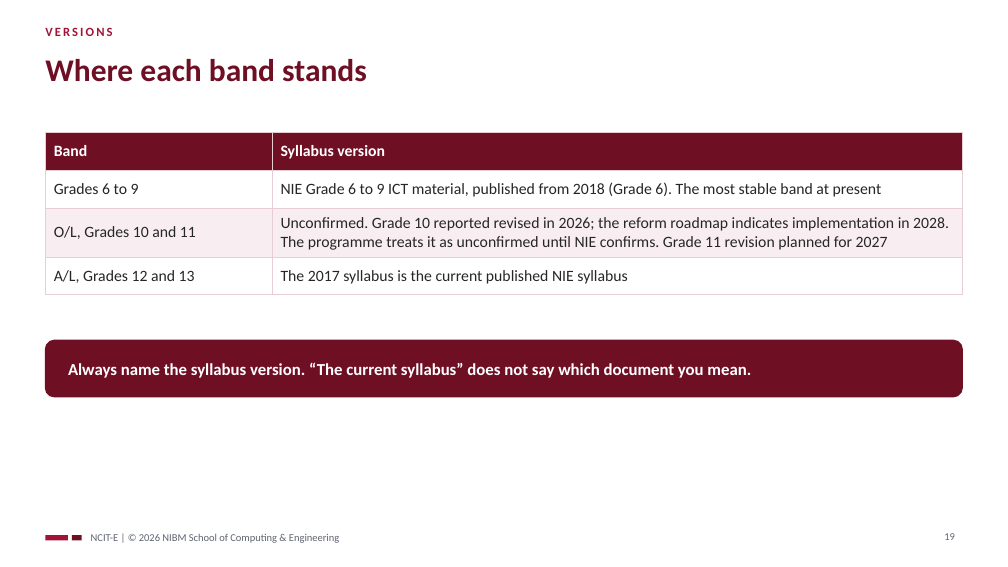
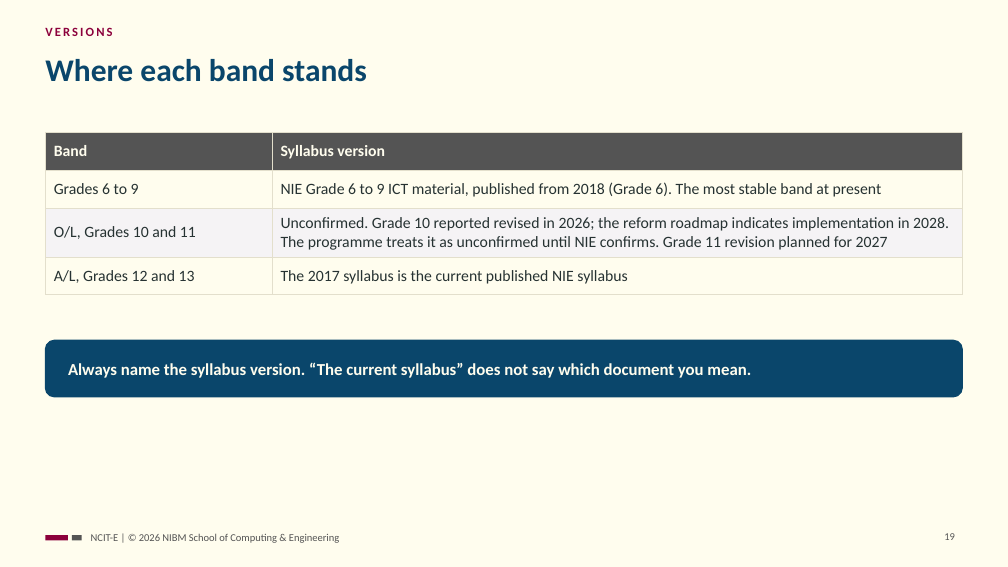
Before and after one commit to NIBM-SOCE/NCIT-E, a slide deck: slide 19 of sessions/s01/slides/ncit-e-s01-orientation.pptx. Drawn at 1008x567 pixels with LibreOffice and Linux fonts; fonts in the diff are those of the drawing. Boxes give left, top, right and bottom in pixels: in the first picture for what was removed or moved away, otherwise in the second. Text is boxed around its words. In the diff, an @@ line names an element or a change of style, - is before the commit and + after.

```diff
--- a/sessions/s01/slides/ncit-e-s01-orientation.pptx
+++ b/sessions/s01/slides/ncit-e-s01-orientation.pptx
@@ background #FFFFFF to #FFFDEE @@
@@ text "VERSIONS" at <box>45,27,112,36</box>: text colour #A3123A to #8C013C @@
@@ title "Where each band stands" at <box>45,59,367,82</box>: text colour #6E0F24 to #0A466B @@
@@ table at <box>45,132,963,288</box> @@
@@ fill #6E0F24 to #545454 in row 1 @@
@@ fill #FFFFFF to #FFFDEE in 4 cells @@
@@ fill #F8EEF1 to #F5F3F5 in row 3 @@
@@ text colour #FFFFFF to #FFFDEE in "Band", "Syllabus version" @@
@@ text colour #262626 to #263232 @@
@@ borders changed @@
@@ rounded rectangle at <box>45,340,963,397</box>: fill #6E0F24 to #0A466B; outline #6E0F24 1 pt to #0A466B 1 pt @@
@@ text "Always name the syllabus version. ..." at <box>68,362,751,378</box>: text colour #FFFFFF to #FFFDEE @@
@@ rectangle at <box>45,535,68,541</box>: fill #A3123A to #8C013C @@
@@ rectangle at <box>72,535,82,541</box>: fill #6E0F24 to #545454 @@
@@ text "NCIT-E | © 2026 NIBM ..." at <box>91,534,339,543</box>: text colour #5F6470 to #545454 @@
@@ page number at <box>944,533,955,540</box>: text colour #5F6470 to #545454 @@
```
Also in this commit, not shown: 34 other slides changed, 30 other files.
